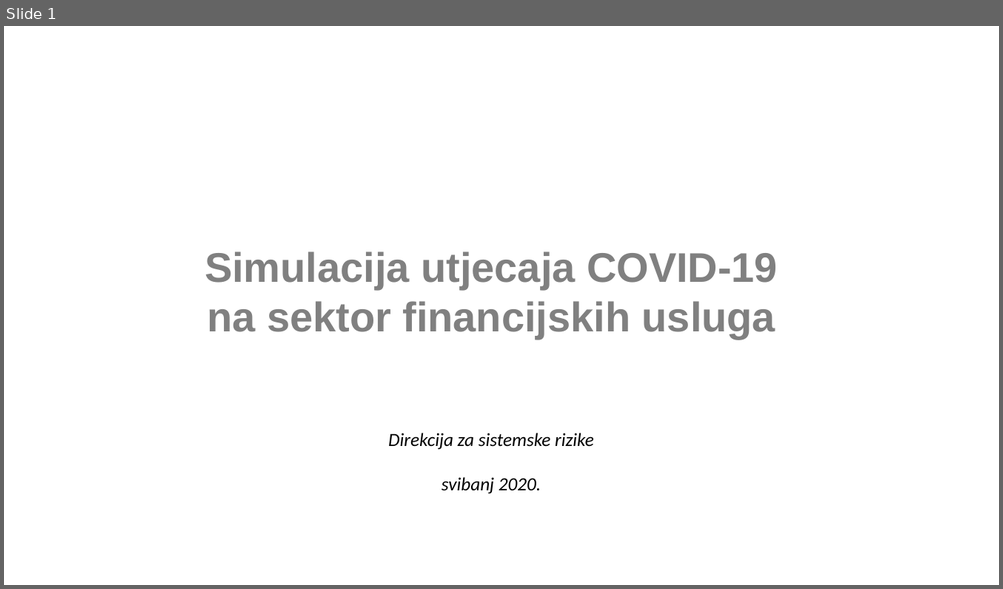
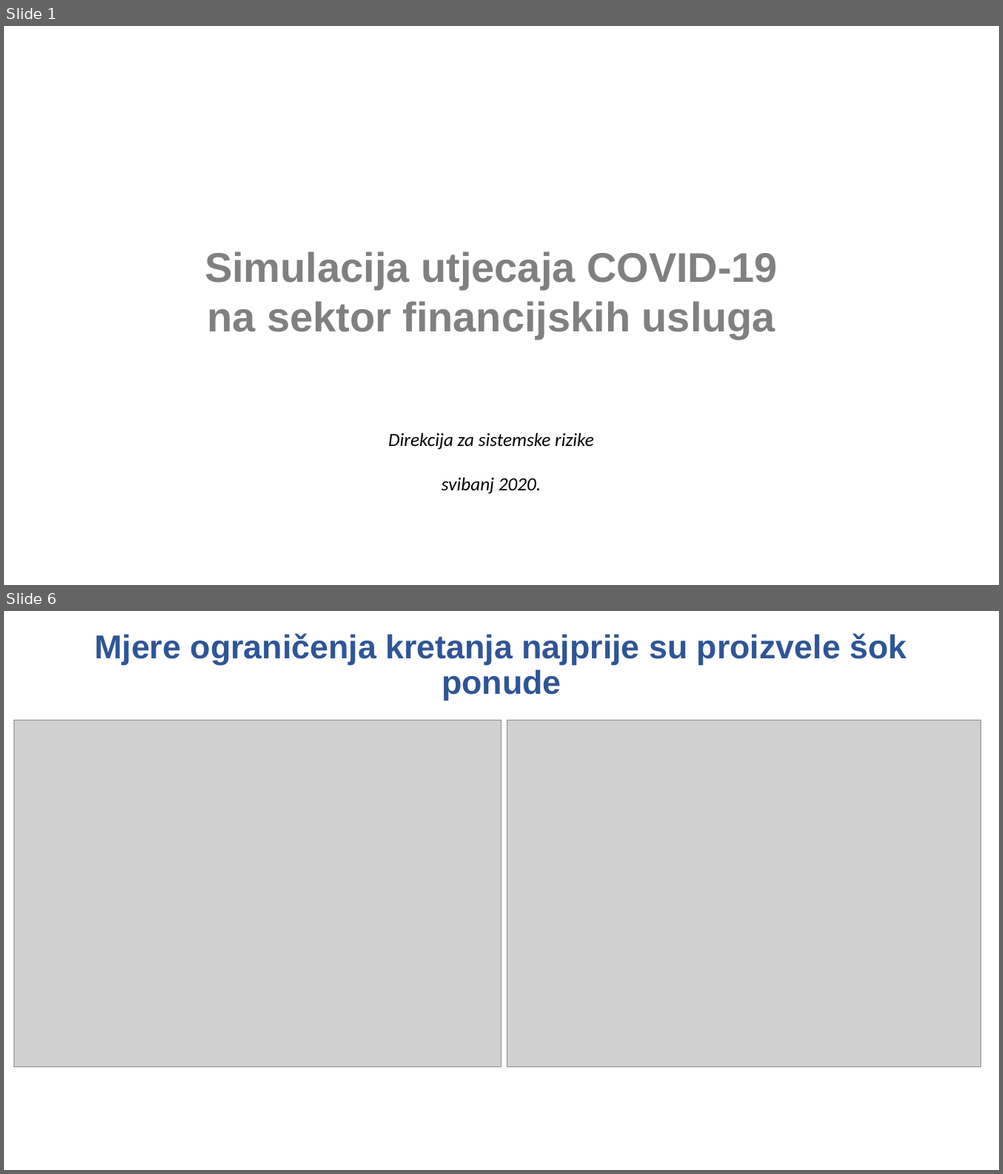
Before and after one commit to mbamba17/corona_sim, a slide deck: Prezentacija za UV.pptx. Shown one above the other, each under a label of ours: slide 1 before the commit, slides 1 and 6 after it; the slides between them are not shown. The pictures are 1003x589 and 1003x1174 pixels, drawn with LibreOffice and Linux fonts; fonts in the diff are those of the drawing; grey boxes stand for pictures; background and template pictures are left out. Boxes give left, top, right and bottom in pixels: in the first picture for what was removed or moved away, otherwise in the second. Text is boxed around its words. In the diff, an @@ line names an element or a change of style, - is before the commit and + after.

```diff
--- a/Prezentacija za UV.pptx
+++ b/Prezentacija za UV.pptx
@@ slide 6 added at <box>4,611,999,1170</box>, background picture (left out) @@
@@ text added at <box>94,633,906,701</box>, 32 pt, text #2F5597, bold @@
+Mjere ograničenja kretanja najprije su proizvele šok ponude
@@ picture added at <box>14,720,502,1067</box> @@
@@ picture added at <box>508,720,982,1067</box> @@
```
Also in this commit, not shown: 3 slides changed, 23 other slides added, 12 slides removed, 2 other files.
